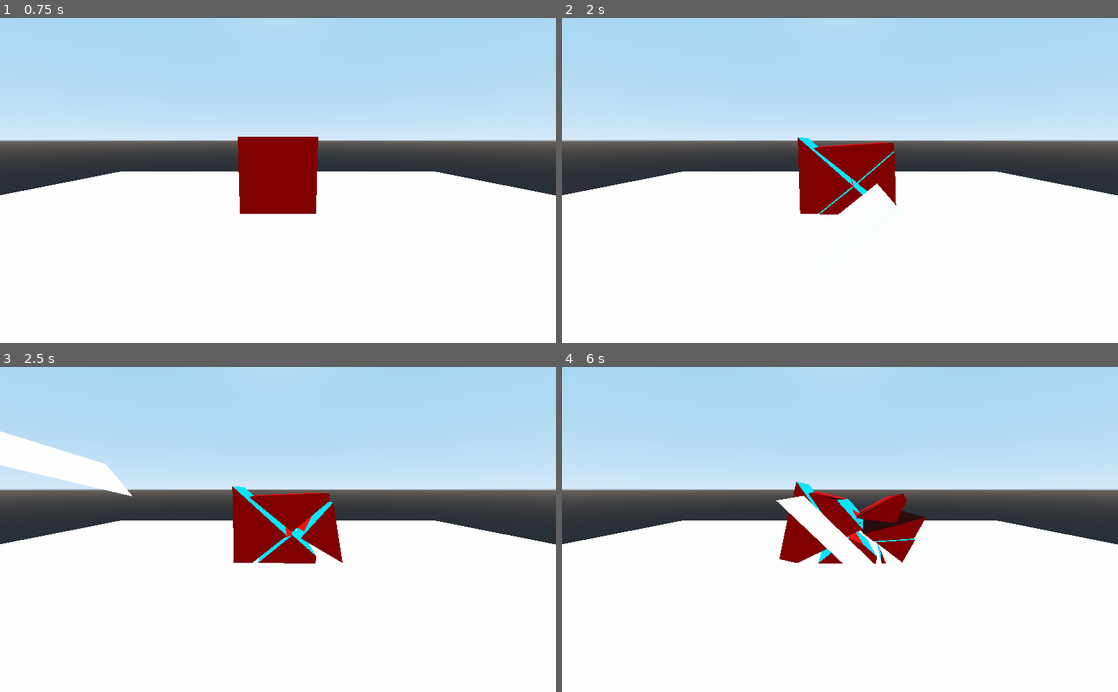
Above: before the commit, frames 1-4 (two rows, left to right).
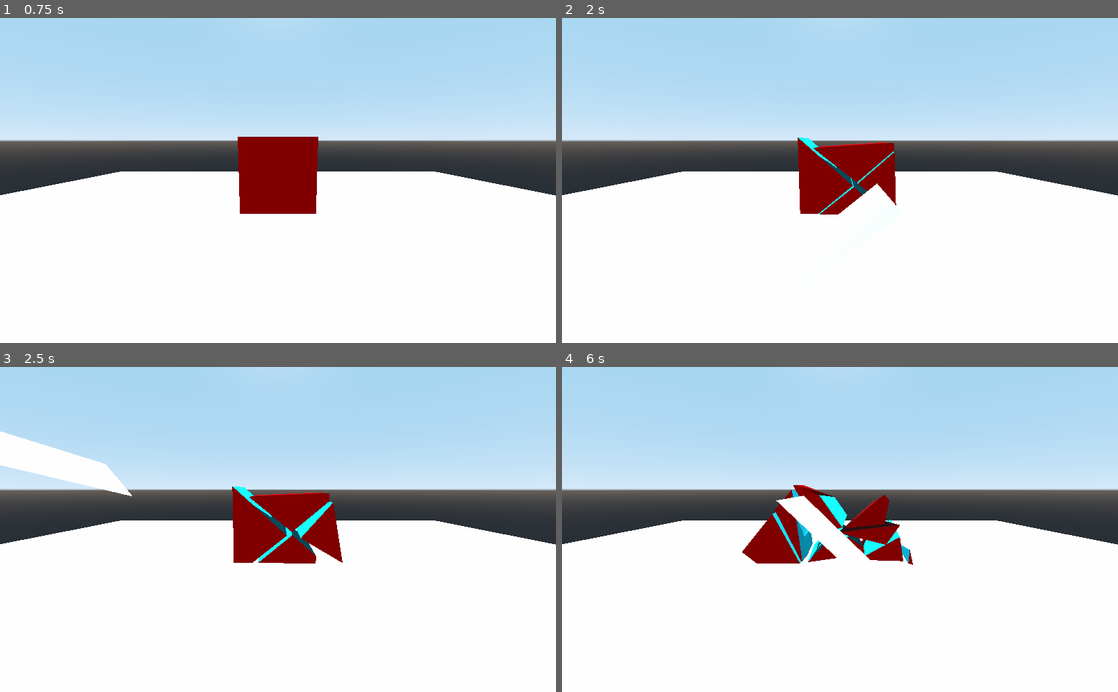
Above: after the commit, the same moments.

Repository: SYBIOTE/Godot-Mesh-slicer
Game: Godot game, scene res://demo/demo.tscn
The game is run twice, just before and just after one commit, with the same random seed, the same clock (stepped at 60 frames per second) and the same inputs. The project has no main scene, so this scene is started directly.
Inputs:
- Up to frame 1 (0.75 s): no input
- Up to frame 2 (2 s): tap Enter at 1.25 s
- Up to frame 3 (2.5 s): no input
- Up to frame 4 (6 s): no input

Frame 1 is identical in both runs. In frame 2, 0.1% of the frame differs, in the area x 46-55%, y 42-55%; in frame 3, 0.2%; in frame 4, 3.1%, in the area x 32-66%, y 35-61%.

Commit message:
bug fix

Diff:
--- a/demo/demo.tscn
+++ b/demo/demo.tscn
@@ -4,7 +4,6 @@
 [ext_resource path="res://demo/slicer.gd" type="Script" id=2]
 
 [sub_resource type="SpatialMaterial" id=10]
-flags_unshaded = true
 params_cull_mode = 2
 albedo_color = Color( 0, 0.909804, 1, 1 )
 
--- a/slicer/slice_calc.gd
+++ b/slicer/slice_calc.gd
@@ -282,9 +282,7 @@
 #	print("_make_intersection_plane_cross_section")
 	var max_points_surface = 0
 	for i in _pointsAlongPlane.size():
-		if _pointsAlongPlane[i].size()>_pointsAlongPlane[max_points_surface].size():
-			max_points_surface = i
-	_pointsAlongPlane[_surfaceCount-1] = _pointsAlongPlane[max_points_surface]
+		_pointsAlongPlane[_surfaceCount-1] += _pointsAlongPlane[i]
 	var halfway = _get_plane_halfway_points_cross_section();
 	for i in range(0,_pointsAlongPlane[_surfaceCount-1].size(),2):
 		var firstVertex:Vector3 = _pointsAlongPlane[_surfaceCount-1][i];
@@ -293,6 +291,7 @@
 #		print(firstVertex.round(),secondVertex.round(),halfway.round())
 		var direction = normal3.dot(_plane.normal);
 		_set_mesh_side(MeshSide.OnPlane, halfway, normal3, Vector2.ZERO, firstVertex, normal3, Vector2.ZERO, secondVertex, normal3, Vector2.ZERO, false, true);
+	_pointsAlongPlane.clear()
 func _get_plane_halfway_points_cross_section():
 #	print("_get_plane_halfway_points_cross_section")
 	var distance
